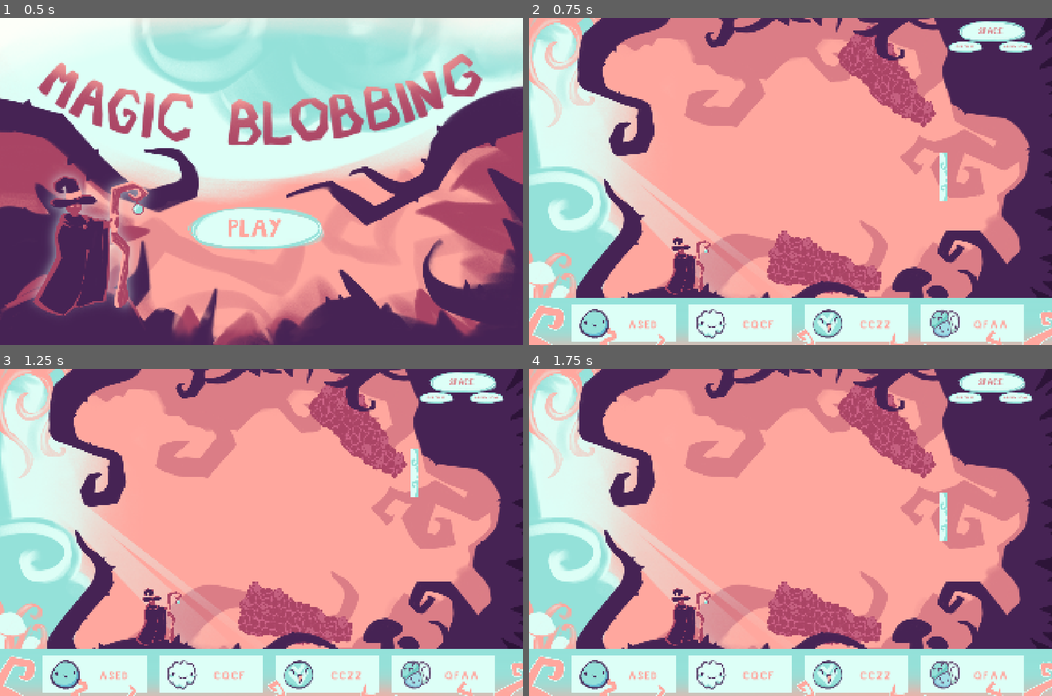
Above: before the commit, frames 1-4 (two rows, left to right).
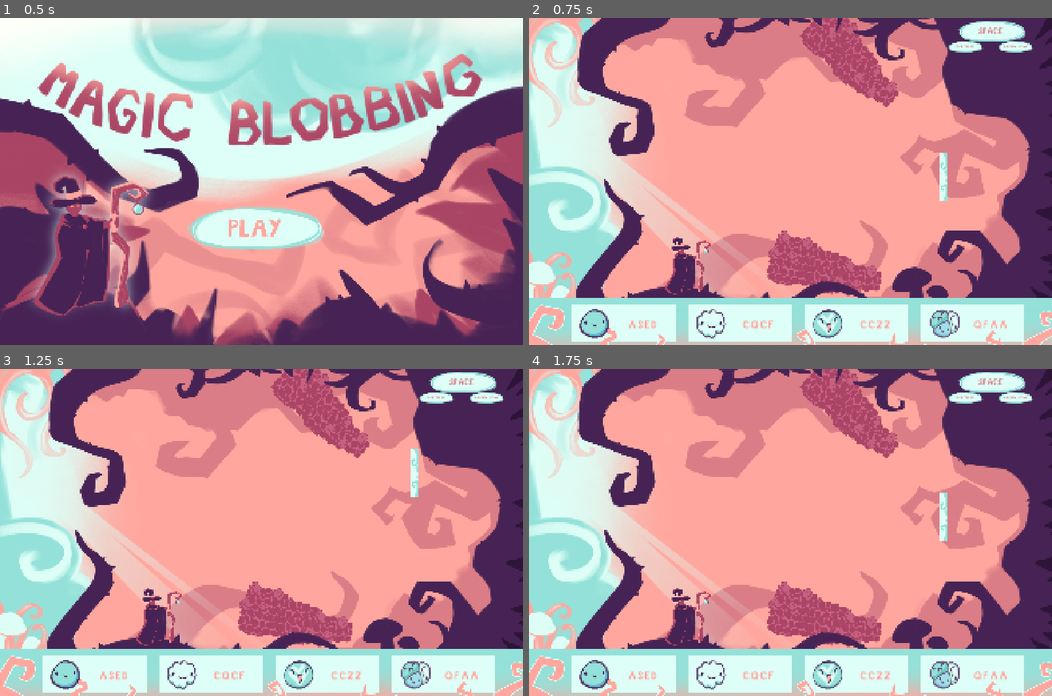
Above: after the commit, the same moments.

Repository: EmberDragons/Blobing
Game: Godot game, scene res://scenes/start.tscn
Two runs of this game, one before a commit and one after it. Both use one fixed random seed, a clock stepped at 60 frames per second and the inputs below. The engine's default icon, where the game draws it, is replaced by a stand-in: a white triangle on a blue panel in a dark square.
Inputs (mouse positions are in pixels of both pictures, inside the frame that each line leads up to):
- Up to frame 1 (0.5 s): no input
- Up to frame 2 (0.75 s): tap Enter at 0.5 s; move the mouse to (905, 165) at 0.52 s; hold Up (ui_up) from 0.53 s (still down); hold Space (activate) from 0.53 s (still down); click (905, 165) at 0.67 s
- Up to frame 3 (1.25 s): keep holding Up (ui_up); keep holding Space (activate)
- Up to frame 4 (1.75 s): move the mouse to (685, 548) at 1.27 s; release Up (ui_up) at 1.28 s; release Space (activate) at 1.28 s; hold Down (ui_down) from 1.28 s (still down); tap Space (activate) at 1.35 s

Frame 1 is identical in both runs. In frame 2, 2.8% of the frame differs, in the area x 51-78%, y 0-34%; in frame 3, 2.8%; in frame 4, 2.8%.

Commit message:
Update level_1.tscn

Diff:
--- a/new-game-project/scenes/level_1.tscn
+++ b/new-game-project/scenes/level_1.tscn
@@ -71,7 +71,7 @@
 script = ExtResource("3_wbtxt")
 
 [node name="block" type="Node2D" parent="." unique_id=899583862]
-position = Vector2(92, -226.99998)
+position = Vector2(-43, -301)
 rotation = 2.3405666
 
 [node name="AnimatableBody2D" parent="block" unique_id=506022899 instance=ExtResource("20_wa552")]
